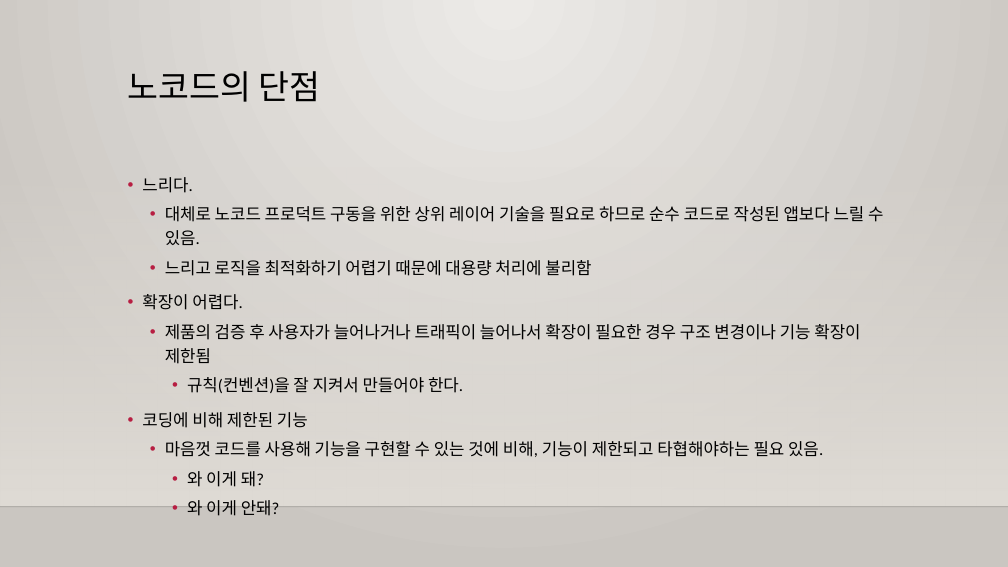
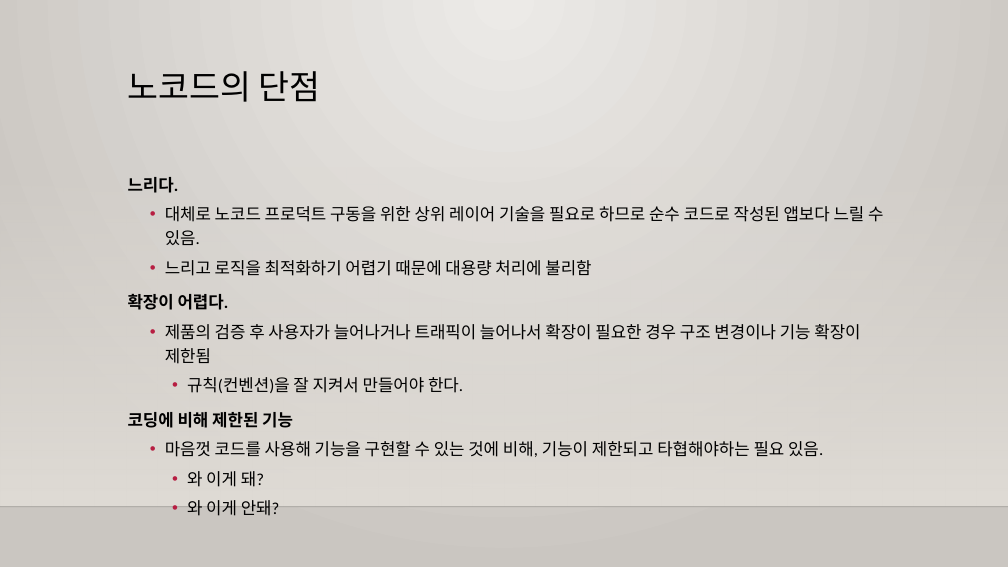
Before and after one commit to m00nlygreat/obsidian-vault, a slide deck: slide 6 of 노코드 엔지니어링/노코드 개론.pptx. Drawn at 1008x567 pixels with LibreOffice and Linux fonts; fonts in the diff are those of the drawing; background and template pictures are left out. Boxes give left, top, right and bottom in pixels: in the first picture for what was removed or moved away, otherwise in the second. Text is boxed around its words. In the diff, an @@ line names an element or a change of style, - is before the commit and + after.

Commit message:
백업 완료: 2023-11-25 02:02:07
Affected files:
노코드 엔지니어링/노코드 개론.pptx

```diff
--- a/노코드 엔지니어링/노코드 개론.pptx
+++ b/노코드 엔지니어링/노코드 개론.pptx
@@ text at [128, 177, 293, 428]: bold on in "느리다.", "확장이 어렵다.", "코딩에 비해 제한된 기능"; bullet • to none @@
```
Also in this commit, not shown: 12 other slides changed.
